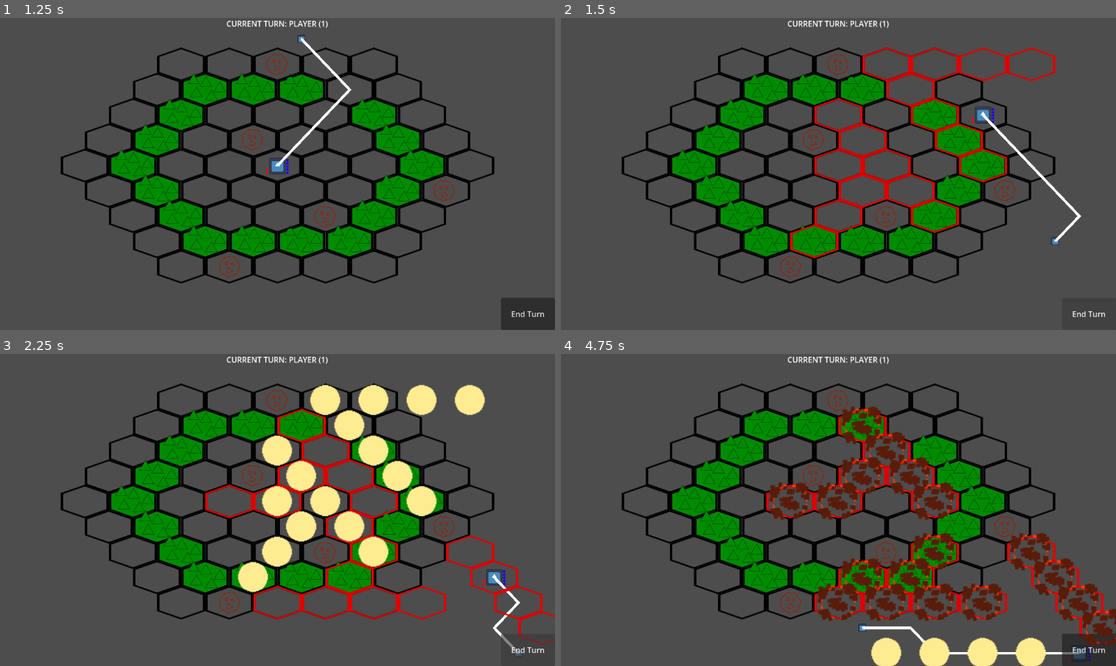
Above: before the commit, frames 1-4 (two rows, left to right).
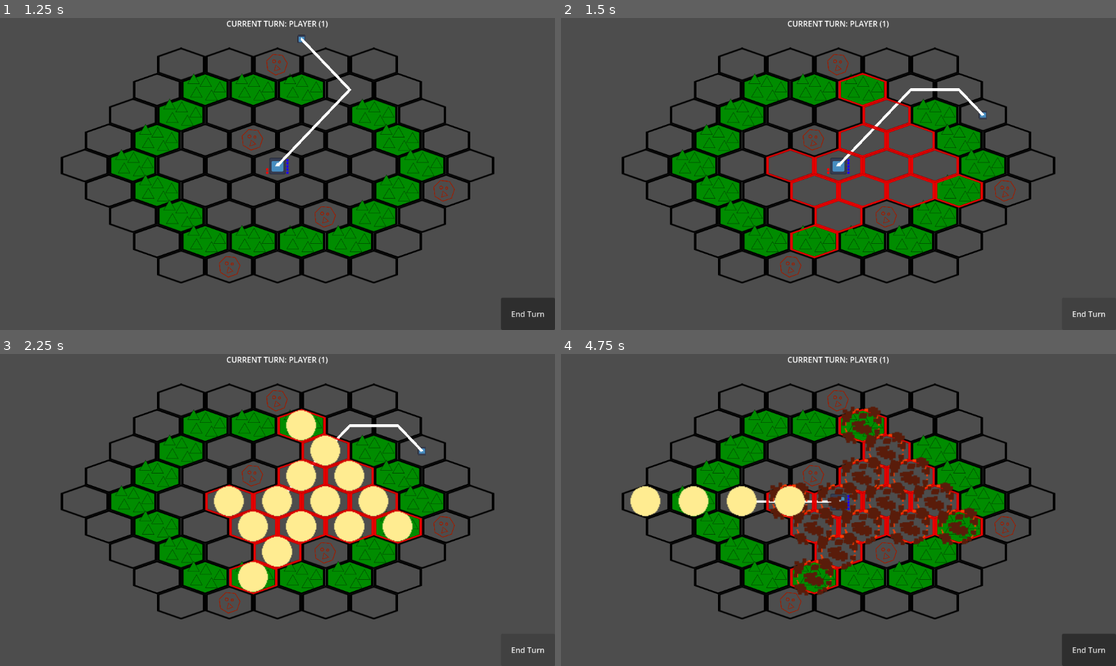
Above: after the commit, the same moments.

Repository: kestrel84/turn-based-thing
Game: Godot game, scene res://scenes/main-menu.tscn
Same seed, same stepped clock (60 frames per second), same inputs: the game is played once before the commit and once after it. The engine's default icon, where the game draws it, is replaced by a stand-in: a white triangle on a blue panel in a dark square.
Inputs (mouse positions are in pixels of both pictures, inside the frame that each line leads up to):
- Up to frame 1 (1.25 s): click "Solo" at 0.5 s
- Up to frame 2 (1.5 s): click "End Turn" at 1.25 s
- Up to frame 3 (2.25 s): click "End Turn" at 2 s
- Up to frame 4 (4.75 s): click "End Turn" at 2.75 s; move the mouse to (960, 494) at 3.52 s; hold Q (attack one) 3.53-4.28 s; tap E (attack two) at 3.8, 4.35 s; tap Enter at 4.25 s; move the mouse to (727, 525) at 4.27 s; click (727, 525) at 4.55 s

Frame 1 is identical in both runs. In frame 2, 3.7% of the frame differs, in the area x 36-94%, y 9-73%; in frame 3, 10%; in frame 4, 13%, in the area x 12-100%, y 41-100%.

Commit message:
fixed enemy death breaking turns, ui input also triggering scene input

Diff:
--- a/main-scene.tscn
+++ b/main-scene.tscn
@@ -170,6 +170,7 @@
 offset_top = -324.0
 offset_right = 576.0
 offset_bottom = 324.0
+mouse_filter = 2
 script = ExtResource("15_lyro5")
 
 [node name="turn indicator" type="Label" parent="ui" unique_id=750737427]
--- a/scripts/main-scene/enemy.gd
+++ b/scripts/main-scene/enemy.gd
@@ -8,6 +8,8 @@
 @export var TURN_ID: int = -1
 
 var health: int
+
+var dead: bool = false
 
 var current_map_pos: Vector2i # the current position of the enemy in map coords
 
@@ -21,6 +23,10 @@
 	map.hittable_objects[current_map_pos] = on_hit
 	gamemaster.turn_changed.connect(func (turn):
 		if (turn == TURN_ID):
+			if (dead):
+				gamemaster.turn -= 1
+				return
+
 			if (attack.attacking):
 				attack.attack()
 			attack.start_attacking()
@@ -44,4 +50,5 @@
 	print("woe, I am slain")
 	map.enable_tile_global(global_position)
 	map.hittable_objects.erase(current_map_pos)
-	self.queue_free()
+	dead = true;
+	self.get_parent().remove_child(self)
--- a/scripts/main-scene/player.gd
+++ b/scripts/main-scene/player.gd
@@ -43,7 +43,7 @@
 
 # Called every frame. 'delta' is the elapsed time since the previous frame.
 func _process(_delta: float) -> void:
-	handle_input()
+	#handle_input()
 
 	if attack_1.attacking:
 		attack_1.attack_angle = to_local(get_global_mouse_position()).angle()
@@ -51,8 +51,10 @@
 		attack_2.attack_angle = to_local(get_global_mouse_position()).angle()
 
 
-func handle_input():
-	if Input.is_action_just_pressed("click"):
+
+
+func _unhandled_input(event):
+	if event.is_action_pressed("click"):
 		if attack_1.attacking:
 			attack_1.attack()
 			cursor.visible = true
@@ -66,7 +68,7 @@
 		else:
 			_move()
 
-	if Input.is_action_just_pressed("attack one"):
+	if event.is_action_pressed("attack one"):
 		if attack_1.attacking:
 			attack_1.cancel_attack()
 			cursor.visible = true
@@ -78,7 +80,7 @@
 				cursor.visible = false
 				attack_1.start_attacking()
 
-	if Input.is_action_just_pressed("attack two"):
+	if event.is_action_pressed("attack two"):
 		if attack_1.attacking:
 			attack_1.cancel_attack()
 			cursor.visible = true
@@ -90,7 +92,7 @@
 				cursor.visible = false
 				attack_2.start_attacking()
 
-	if Input.is_action_just_pressed("right click"):
+	if event.is_action_pressed("right click"):
 		if attack_1.attacking:
 			attack_1.cancel_attack()
 			cursor.visible = true
